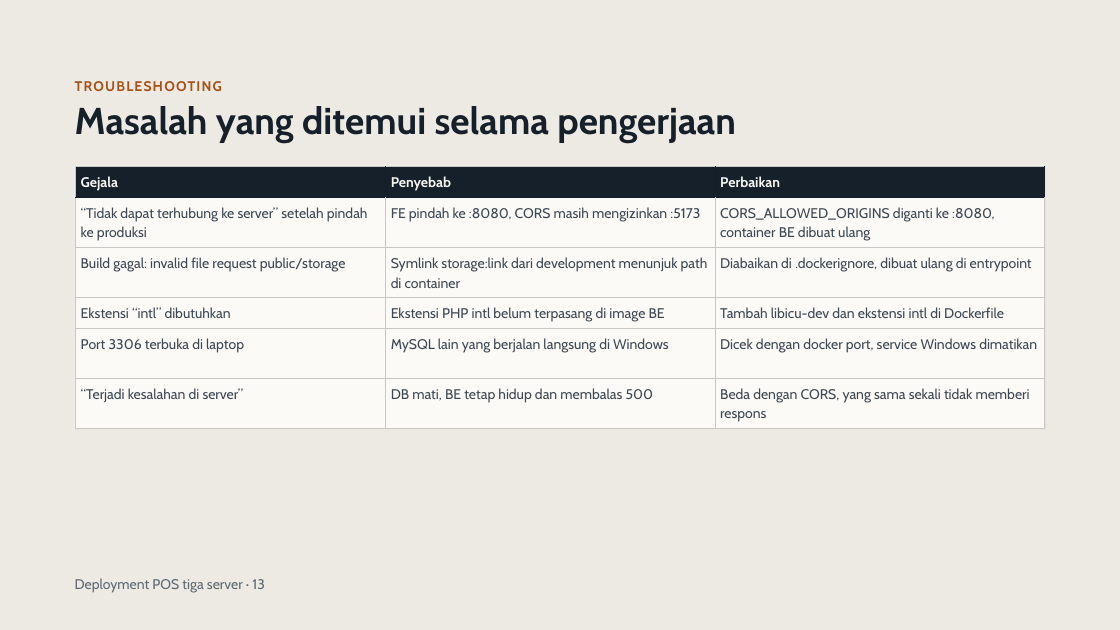
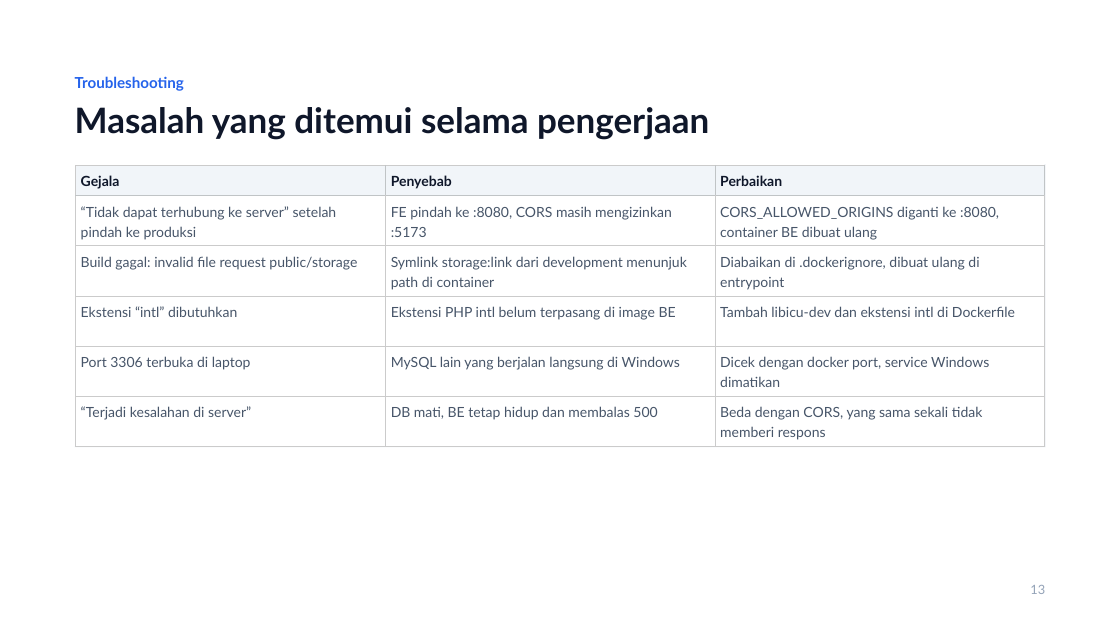
Before and after one commit to JonathanZefanya/Point-Of-Sale, a slide deck: slide 13 of Deployment POS Tiga Server.pptx. Drawn at 1120x630 pixels with LibreOffice and Linux fonts; fonts in the diff are those of the drawing. Boxes give left, top, right and bottom in pixels: in the first picture for what was removed or moved away, otherwise in the second. Text is boxed around its words. In the diff, an @@ line names an element or a change of style, - is before the commit and + after.

```diff
--- a/Deployment POS Tiga Server.pptx
+++ b/Deployment POS Tiga Server.pptx
@@ background #ECEAE2 to #FFFFFF @@
@@ text at box(75, 76, 184, 91): text changed; size 12 to 13 pt; font Cabin to Lato; text colour #A6531A to #2563EB @@
-TROUBLESHOOTING
+Troubleshooting
@@ title "Masalah yang ditemui selama pengerjaan" at box(75, 107, 709, 140): size 32 to 30 pt, font Cabin to Lato, text colour #15202B to #0F172A; line spacing 35.2pt to 34.5pt @@
@@ rectangle removed at box(75, 166, 1046, 429) @@
@@ table at box(76, 166, 1044, 447) @@
@@ fill #15202B to #F1F5F9 in row 1 @@
@@ font Cabin to Lato, text colour #3D4752 to #475569 @@
@@ text colour #F5F4EF to #0F172A in "Gejala", "Penyebab", "Perbaikan" @@
@@ borders changed @@
@@ line moved from (1045, 166) - (1045, 429) to (1045, 164) - (1045, 447) @@
@@ line (1045, 164) - (1045, 447): stroke #D3CEC1 0.5 pt to #E2E8F0 0.5 pt @@
@@ line moved from (75, 429) - (1045, 429) to (75, 447) - (1045, 447) @@
@@ line (75, 447) - (1045, 447): stroke #D3CEC1 0.5 pt to #E2E8F0 0.5 pt @@
@@ text at box(1030, 585, 1045, 594): text changed; size 12 to 11 pt; font Cabin to Lato; text colour #5F6973 to #94A3B8 @@
-Deployment POS tiga server · 13
+13
```
Also in this commit, not shown: 14 other slides changed, 2 other files.
